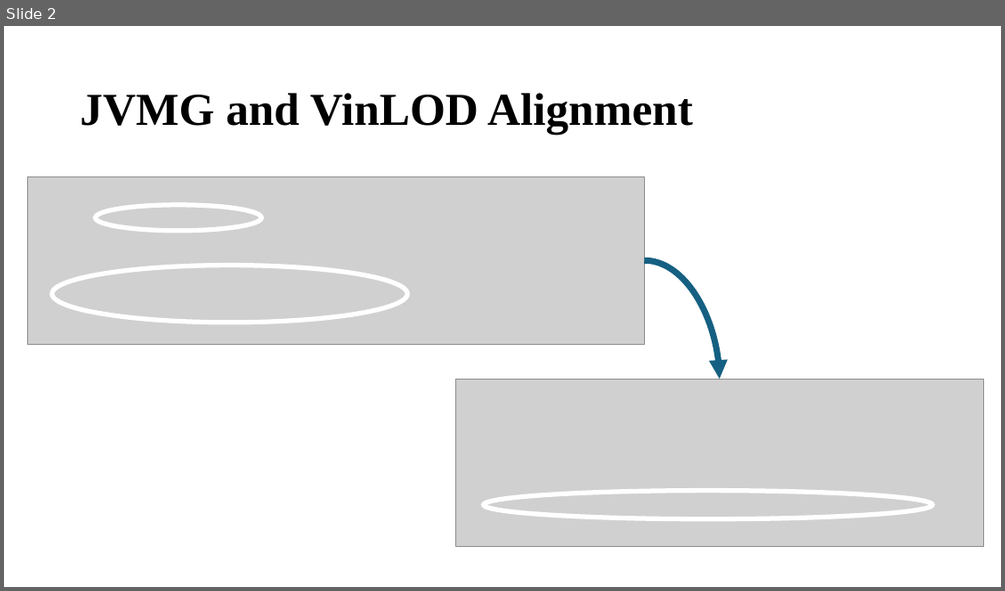
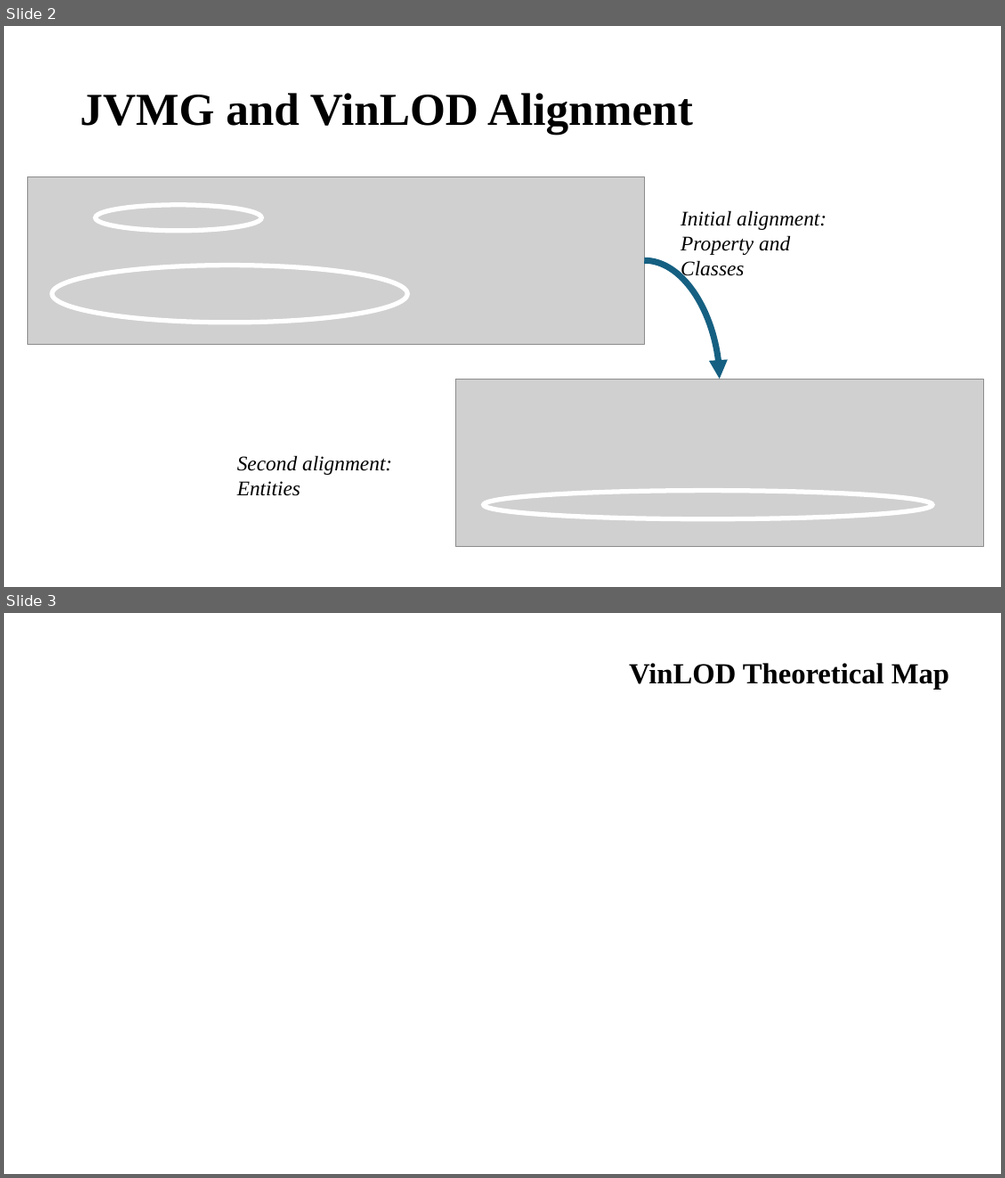
Before and after one commit to VinLOD-Saga/VinLOD-Saga, a slide deck: JVMG Use Case Presentation.pptx. Shown one above the other, each under a label of ours: slide 2 before the commit, slides 2 and 3 after it. The pictures are 1005x591 and 1005x1178 pixels, drawn with LibreOffice and Linux fonts; fonts in the diff are those of the drawing; grey boxes stand for pictures; background and template pictures are left out. Boxes give left, top, right and bottom in pixels: in the first picture for what was removed or moved away, otherwise in the second. Text is boxed around its words. In the diff, an @@ line names an element or a change of style, - is before the commit and + after.

```diff
--- a/JVMG Use Case Presentation.pptx
+++ b/JVMG Use Case Presentation.pptx
@@ slide 3 added at (x1=4, y1=613, x2=1001, y2=1174), background picture (left out) @@
@@ title added at (x1=629, y1=663, x2=949, y2=690), 28 pt, text #000000, bold @@
+VinLOD Theoretical Map
@@ slide 2 changed as well @@
@@ text added at (x1=680, y1=210, x2=826, y2=281), 20 pt, text #000000, italic @@
+Initial alignment: Property and Classes
@@ text added at (x1=237, y1=455, x2=392, y2=496), 20 pt, text #000000, italic @@
+Second alignment: Entities
```
Also in this commit, not shown: 4 other slides changed, 1 slide removed, 1 other file.
